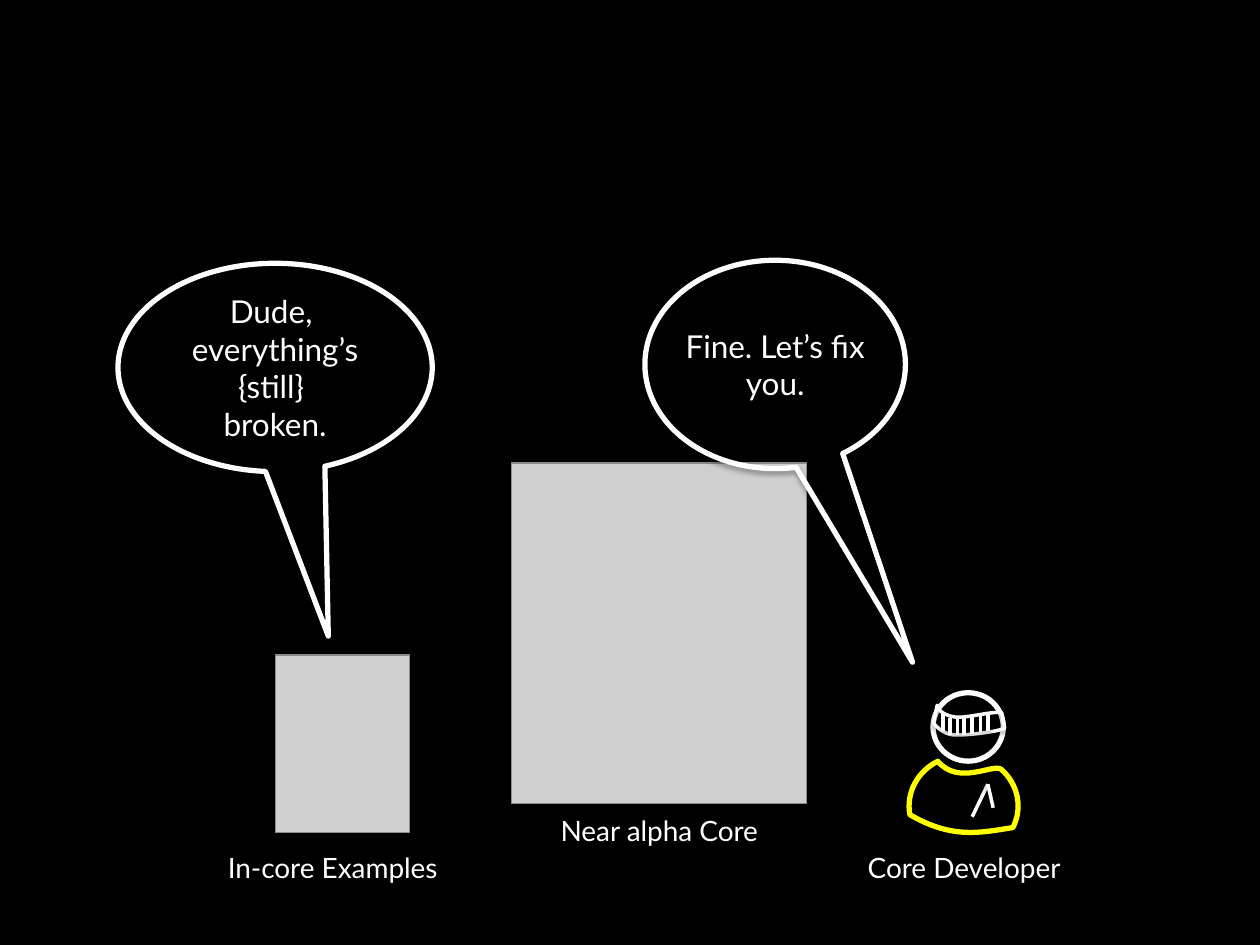
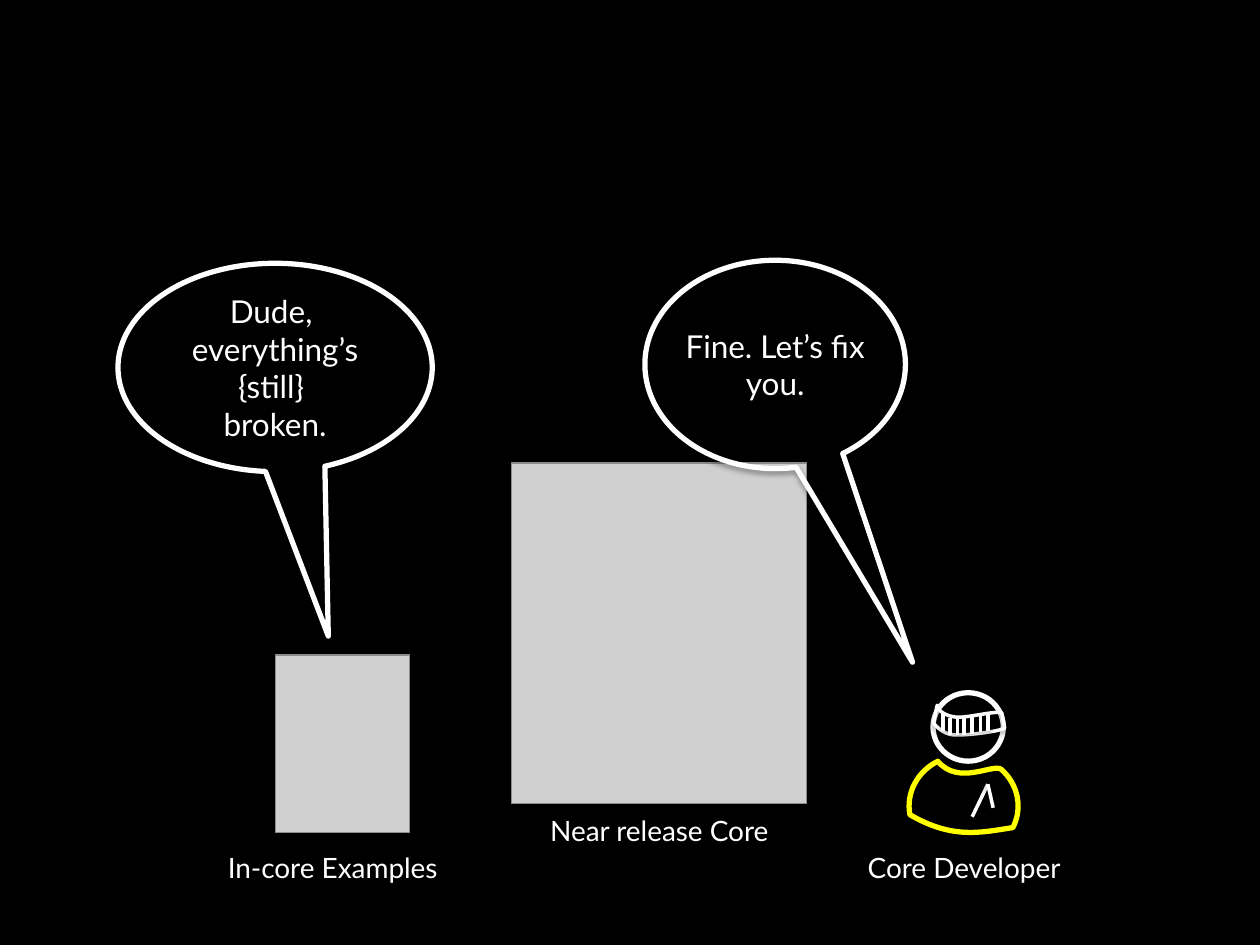
Before and after one commit to socketwench/exampleModuleAintCore, a slide deck: slide 72 of src/exampleModuleAintCore.pptx (slide 71 before the commit). Drawn at 1260x945 pixels with LibreOffice and Linux fonts; fonts in the diff are those of the drawing; grey boxes stand for pictures. Boxes give left, top, right and bottom in pixels: in the first picture for what was removed or moved away, otherwise in the second. Text is boxed around its words. In the diff, an @@ line names an element or a change of style, - is before the commit and + after.

Commit message:
Updated background with company logo, removed references to "alpha" core with "release".

```diff
--- a/src/exampleModuleAintCore.pptx
+++ b/src/exampleModuleAintCore.pptx
@@ text at [550,820,769,842]: text changed @@
-Near alpha Core
+Near release Core
```
Also in this commit, not shown: 4 other slides changed, 1 slide added, 6 other files.
